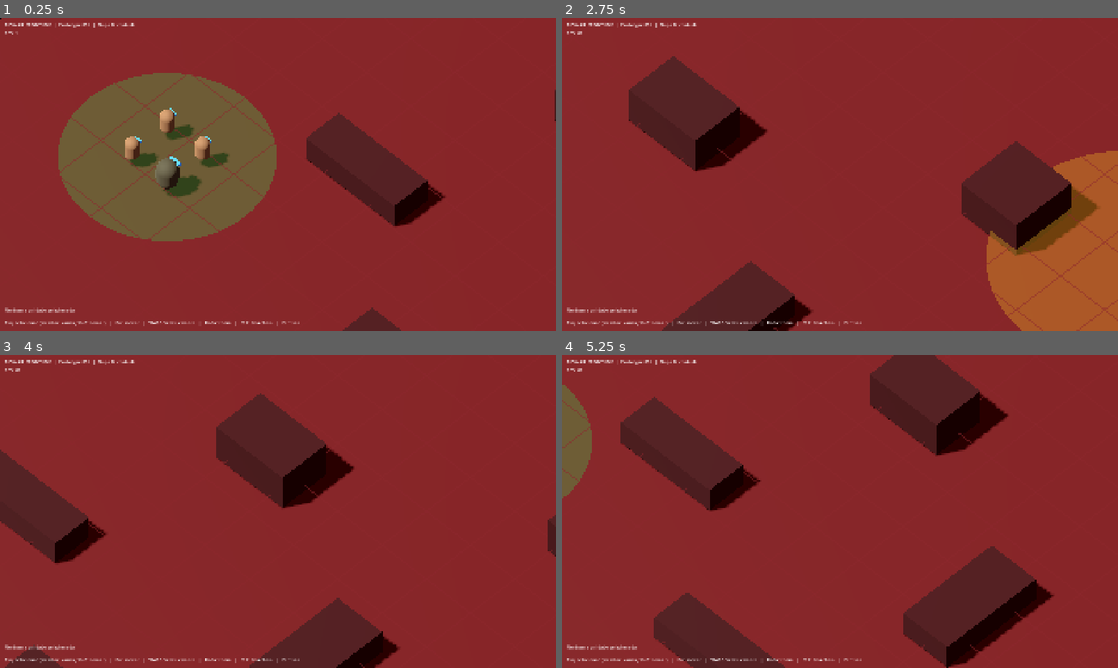
Above: before the commit, frames 1-4 (two rows, left to right).
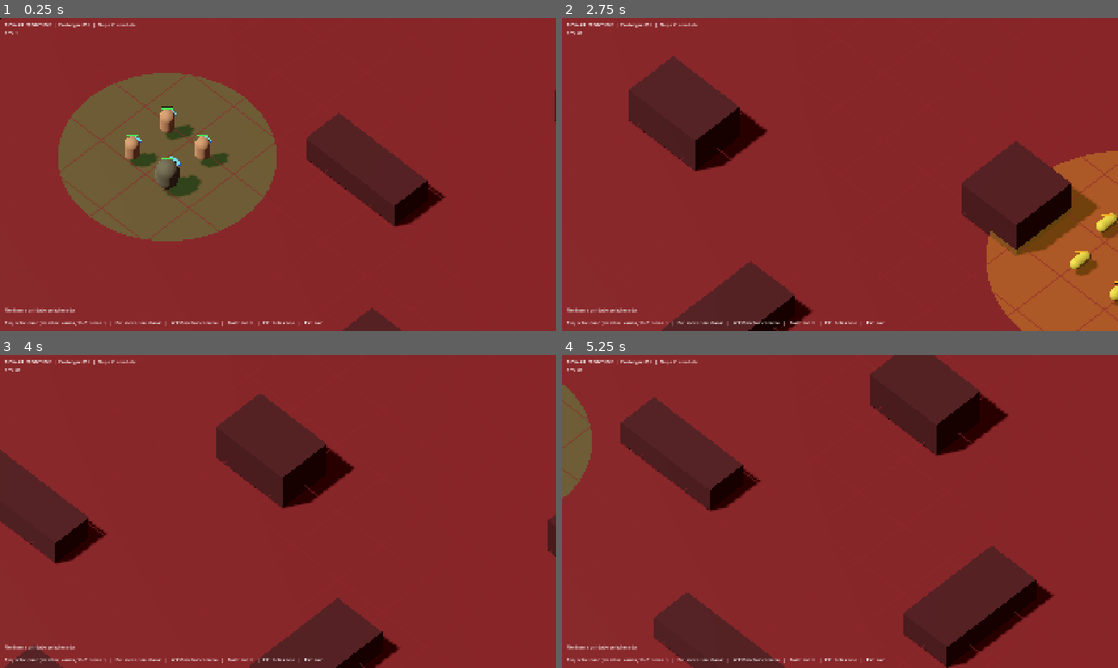
Above: after the commit, the same moments.

Repository: polargamerbr/BIO-WARS-GAME
Game: Godot game, scene res://scenes/main/Main.tscn
The game is run twice, just before and just after one commit, with the same random seed, the same clock (stepped at 60 frames per second) and the same inputs.
Inputs (mouse positions are in pixels of both pictures, inside the frame that each line leads up to):
- Up to frame 1 (0.25 s): no input
- Up to frame 2 (2.75 s): tap Enter at 0.5 s; move the mouse to (962, 158) at 0.52 s; hold D 0.53-1.25 s; click (962, 158) at 0.67 s; drag from (728, 190) to (812, 237) at 1.27 s; move the mouse to (895, 105) at 2.02 s; hold D from 2.03 s (still down); click (895, 105) at 2.17 s
- Up to frame 3 (4 s): release D at 2.75 s; drag from (250, 574) to (111, 464) at 2.77 s; move the mouse to (444, 558) at 3.52 s; hold A from 3.53 s (still down); click (444, 558) at 3.67 s
- Up to frame 4 (5.25 s): release A at 4.25 s; drag from (673, 464) to (756, 433) at 4.27 s; move the mouse to (867, 511) at 5.02 s; hold S from 5.03 s (still down); click (867, 511) at 5.17 s

The runs differ from the first frame. In frame 1, 0.3% of the frame differs, in the area x 20-59%, y 1-99%; in frame 2, 0.8%, in the area x 20-100%, y 1-99%; in frame 3, 0.2%; in frame 4, 0.2%.

Commit message:
Etapa C: inimigos, detecção, ataque, dano e eliminação
- UnitData com atributos de combate (dano, cadência, alcance de ataque
  e de detecção) e forma do corpo (soldado ou bastonete)
- Bactéria comum (data/enemies) e 5 inimigos na área de invasão
- Unit com máquina de estados IDLE/MOVING/ATTACKING/DEAD: busca de alvo
  com linha de visão, perseguição pela navegação, revide e morte
- Clique direito em inimigo dá ordem de ataque; inimigos não são
  selecionáveis; painel da seleção atualiza em combate
- Barras de vida e efeito provisório de ataque, separados da lógica
- Docs: CHANGELOG 0.0.3, README e decisões D005 e D006

Co-Authored-By: Claude Opus 5.5 <noreply@anthropic.com>

Diff:
--- /dev/null
+++ b/data/enemies/bacteria_common.tres
@@ -0,0 +1,19 @@
+[gd_resource type="Resource" script_class="UnitData" load_steps=2 format=3]
+
+[ext_resource type="Script" path="res://scripts/units/unit_data.gd" id="1_data"]
+
+[resource]
+script = ExtResource("1_data")
+id = &"bacteria_common"
+display_name = "BACTÉRIA COMUM"
+category = 3
+max_health = 60.0
+move_speed = 3.0
+damage = 6.0
+attack_cooldown = 1.0
+attack_range = 1.5
+detection_range = 8.0
+body_shape = 1
+body_radius = 0.4
+body_height = 1.6
+body_color = Color(0.62, 0.66, 0.22, 1)
--- a/data/units/macrophage.tres
+++ b/data/units/macrophage.tres
@@ -9,6 +9,11 @@
 category = 0
 max_health = 250.0
 move_speed = 3.5
+damage = 20.0
+attack_cooldown = 1.4
+attack_range = 2.0
+detection_range = 8.0
+body_shape = 0
 body_radius = 0.75
 body_height = 2.2
 body_color = Color(0.30, 0.33, 0.25, 1)
--- a/data/units/neutrophil.tres
+++ b/data/units/neutrophil.tres
@@ -9,6 +9,11 @@
 category = 0
 max_health = 100.0
 move_speed = 6.0
+damage = 12.0
+attack_cooldown = 0.8
+attack_range = 2.0
+detection_range = 9.0
+body_shape = 0
 body_radius = 0.5
 body_height = 1.8
 body_color = Color(0.55, 0.47, 0.33, 1)
--- /dev/null
+++ b/scripts/combat/combat_fx.gd
@@ -0,0 +1,57 @@
+extends Node3D
+## Efeito visual provisório de ataque: um traço curto do atacante ao alvo e um clarão no impacto.
+## Escuta o sinal attack_performed das unidades. Não decide nada sobre o combate.
+
+const DURATION := 0.15
+const COLOR_PLAYER := Color(0.8, 0.92, 1.0, 0.9)
+const COLOR_ENEMY := Color(0.85, 0.9, 0.3, 0.9)
+
+
+func watch(unit: Unit) -> void:
+	unit.attack_performed.connect(_on_attack_performed)
+
+
+func _on_attack_performed(attacker: Unit, target: Unit) -> void:
+	if not is_instance_valid(attacker) or not is_instance_valid(target):
+		return
+	var color := COLOR_PLAYER if attacker.team == Unit.Team.PLAYER else COLOR_ENEMY
+	var from := attacker.get_center()
+	var to := target.get_center()
+	_spawn_streak(from, to, color)
+	_spawn_flash(to, color)
+
+
+func _spawn_streak(from: Vector3, to: Vector3, color: Color) -> void:
+	var length := from.distance_to(to)
+	if length < 0.01:
+		return
+	var mesh := BoxMesh.new()
+	mesh.size = Vector3(0.07, 0.07, length)
+	var piece := _spawn_fading(mesh, color)
+	piece.global_position = (from + to) * 0.5
+	var up := Vector3.UP if absf((to - from).normalized().y) < 0.99 else Vector3.RIGHT
+	piece.look_at(to, up)
+
+
+func _spawn_flash(at: Vector3, color: Color) -> void:
+	var mesh := SphereMesh.new()
+	mesh.radius = 0.25
+	mesh.height = 0.5
+	var piece := _spawn_fading(mesh, color)
+	piece.global_position = at
+
+
+func _spawn_fading(mesh: PrimitiveMesh, color: Color) -> MeshInstance3D:
+	var mat := StandardMaterial3D.new()
+	mat.shading_mode = BaseMaterial3D.SHADING_MODE_UNSHADED
+	mat.transparency = BaseMaterial3D.TRANSPARENCY_ALPHA
+	mat.albedo_color = color
+	mesh.material = mat
+	var piece := MeshInstance3D.new()
+	piece.mesh = mesh
+	piece.cast_shadow = GeometryInstance3D.SHADOW_CASTING_SETTING_OFF
+	add_child(piece)
+	var tween := piece.create_tween()
+	tween.tween_property(mat, "albedo_color:a", 0.0, DURATION)
+	tween.tween_callback(piece.queue_free)
+	return piece
--- a/scripts/core/main.gd
+++ b/scripts/core/main.gd
@@ -6,9 +6,21 @@
 const CameraRigScript := preload("res://scripts/core/camera_rig.gd")
 const SelectionControllerScript := preload("res://scripts/core/selection_controller.gd")
 const UnitScript := preload("res://scripts/units/unit.gd")
+const CombatFxScript := preload("res://scripts/combat/combat_fx.gd")
+const HealthBarsScript := preload("res://scripts/interface/health_bars.gd")
 
 const MAP_SIZE := 80.0
 const START_ZONE_CENTER := Vector3(-24.0, 0.0, 18.0)
+const INVASION_ZONE_CENTER := Vector3(22.0, 0.0, -16.0)
+
+## Inimigos iniciais, com a posição relativa ao centro da área de invasão.
+const STARTING_ENEMIES := [
+	["res://data/enemies/bacteria_common.tres", Vector3(0.0, 0.0, -3.0)],
+	["res://data/enemies/bacteria_common.tres", Vector3(2.8, 0.0, -1.0)],
+	["res://data/enemies/bacteria_common.tres", Vector3(1.8, 0.0, 2.4)],
+	["res://data/enemies/bacteria_common.tres", Vector3(-1.8, 0.0, 2.4)],
+	["res://data/enemies/bacteria_common.tres", Vector3(-2.8, 0.0, -1.0)],
+]
 
 ## Unidades iniciais do teste, com a posição relativa ao centro da área inicial.
 const STARTING_UNITS := [
@@ -20,6 +32,7 @@
 
 var _fps_label: Label
 var _nav_region: NavigationRegion3D
+var _combat_fx: Node3D
 var _obstacle_boxes: Array[AABB] = []
 
 
@@ -223,11 +236,21 @@
 
 
 func _spawn_units() -> void:
+	_combat_fx = CombatFxScript.new()
+	_combat_fx.name = "CombatFx"
+	add_child(_combat_fx)
 	for entry in STARTING_UNITS:
-		var unit := UnitScript.new() as Unit
-		unit.setup(load(entry[0]) as UnitData)
-		unit.position = START_ZONE_CENTER + (entry[1] as Vector3)
-		add_child(unit)
+		_spawn_unit(entry[0], START_ZONE_CENTER + (entry[1] as Vector3), Unit.Team.PLAYER)
+	for entry in STARTING_ENEMIES:
+		_spawn_unit(entry[0], INVASION_ZONE_CENTER + (entry[1] as Vector3), Unit.Team.ENEMY)
+
+
+func _spawn_unit(data_path: String, pos: Vector3, team: Unit.Team) -> void:
+	var unit := UnitScript.new() as Unit
+	unit.setup(load(data_path) as UnitData, team)
+	unit.position = pos
+	add_child(unit)
+	_combat_fx.watch(unit)
 
 
 func _build_selection() -> void:
@@ -240,8 +263,10 @@
 	var layer := CanvasLayer.new()
 	add_child(layer)
 
+	layer.add_child(HealthBarsScript.new())
+
 	var title := Label.new()
-	title.text = "BIOWAR: FRONTLINE  |  Prototype 001  |  Etapa B: controle"
+	title.text = "BIOWAR: FRONTLINE  |  Prototype 001  |  Etapa C: combate"
 	title.position = Vector2(16.0, 12.0)
 	layer.add_child(title)
 
@@ -250,6 +275,6 @@
 	layer.add_child(_fps_label)
 
 	var help := Label.new()
-	help.text = "Esq: selecionar (arrastar: vários, Shift: somar)   |   Dir: mover   |   WASD/setas: câmera   |   Roda: zoom   |   F11: tela cheia   |   Esc: sair"
+	help.text = "Esq: selecionar (arrastar: vários, Shift: somar)   |   Dir: mover ou atacar   |   WASD/setas: câmera   |   Roda: zoom   |   F11: tela cheia   |   Esc: sair"
 	help.position = Vector2(16.0, 1040.0)
 	layer.add_child(help)
--- a/scripts/core/selection_controller.gd
+++ b/scripts/core/selection_controller.gd
@@ -4,14 +4,18 @@
 ##   Clique esquerdo: seleciona uma unidade (clicar no vazio limpa a seleção).
 ##   Arrastar com o esquerdo: seleciona todas as unidades dentro do retângulo.
 ##   Shift: soma à seleção (ou tira, no clique em uma unidade já selecionada).
-##   Clique direito: manda as unidades selecionadas para o ponto.
+##   Clique direito no chão: manda as unidades selecionadas para o ponto.
+##   Clique direito em um inimigo: ordem de ataque a ele.
+## Só unidades do jogador podem ser selecionadas.
 ## A seleção não interfere no movimento: só guarda quais unidades receberão a ordem.
 
 const DRAG_THRESHOLD := 6.0  ## Pixels que separam clique de arrasto.
 const RAY_LENGTH := 500.0
 const SLOT_GAP := 0.8  ## Espaço entre as unidades ao distribuir o destino, além dos corpos.
+const INFO_REFRESH := 0.1  ## Segundos entre atualizações do painel (a vida muda em combate).
 
 var _selected: Array[Unit] = []
+var _info_timer := 0.0
 var _pressing := false
 var _dragging := false
 var _press_pos := Vector2.ZERO
@@ -47,7 +51,15 @@
 
 
 func get_selected() -> Array[Unit]:
+	_prune_selection()
 	return _selected
+
+
+func _process(delta: float) -> void:
+	_info_timer -= delta
+	if _info_timer <= 0.0:
+		_info_timer = INFO_REFRESH
+		_refresh_info()
 
 
 func _unhandled_input(event: InputEvent) -> void:
@@ -61,7 +73,7 @@
 			elif _pressing:
 				_finish_press(button.position, button.shift_pressed)
 		elif button.button_index == MOUSE_BUTTON_RIGHT and button.pressed:
-			_order_move(button.position)
+			_order(button.position)
 		return
 
 	var motion := event as InputEventMouseMotion
@@ -90,6 +102,8 @@
 	var unit: Unit = null
 	if not hit.is_empty():
 		unit = hit["collider"] as Unit
+	if unit != null and not _is_selectable(unit):
+		unit = null
 	if unit == null:
 		if not additive:
 			_clear_selection()
@@ -107,6 +121,8 @@
 		_clear_selection()
 	for node in get_tree().get_nodes_in_group(Unit.GROUP):
 		var unit := node as Unit
+		if not _is_selectable(unit):
+			continue
 		var center := unit.get_center()
 		if camera.is_position_behind(center):
 			continue
@@ -115,10 +131,22 @@
 	_refresh_info()
 
 
-func _order_move(pos: Vector2) -> void:
+func _order(pos: Vector2) -> void:
 	_prune_selection()
 	if _selected.is_empty():
 		return
+	var unit_hit := _raycast(pos, Unit.LAYER_UNITS)
+	if not unit_hit.is_empty():
+		var enemy := unit_hit["collider"] as Unit
+		if enemy != null and enemy.is_alive() and enemy.team != Unit.Team.PLAYER:
+			for unit in _selected:
+				unit.attack(enemy)
+			_spawn_marker(enemy.global_position, Color(1.0, 0.75, 0.15, 0.9))
+			return
+	_order_move(pos)
+
+
+func _order_move(pos: Vector2) -> void:
 	var hit := _raycast(pos, Unit.LAYER_WORLD)
 	if hit.is_empty():
 		return
@@ -127,7 +155,7 @@
 	var slots := _grid_slots(point)
 	for i in _selected.size():
 		_selected[i].move_to(slots[i])
-	_spawn_marker(point)
+	_spawn_marker(point, Color(0.35, 1.0, 0.45, 0.9))
 
 
 func _grid_slots(center: Vector3) -> Array[Vector3]:
@@ -147,14 +175,14 @@
 	return slots
 
 
-func _spawn_marker(point: Vector3) -> void:
+func _spawn_marker(point: Vector3, color: Color) -> void:
 	var torus := TorusMesh.new()
 	torus.inner_radius = 0.5
 	torus.outer_radius = 0.7
 	var mat := StandardMaterial3D.new()
 	mat.shading_mode = BaseMaterial3D.SHADING_MODE_UNSHADED
 	mat.transparency = BaseMaterial3D.TRANSPARENCY_ALPHA
-	mat.albedo_color = Color(0.35, 1.0, 0.45, 0.9)
+	mat.albedo_color = color
 	torus.material = mat
 	var marker := MeshInstance3D.new()
 	marker.mesh = torus
@@ -190,9 +218,13 @@
 	_selected.clear()
 
 
+func _is_selectable(unit: Unit) -> bool:
+	return unit.team == Unit.Team.PLAYER and unit.is_alive()
+
+
 func _prune_selection() -> void:
 	for i in range(_selected.size() - 1, -1, -1):
-		if not is_instance_valid(_selected[i]):
+		if not is_instance_valid(_selected[i]) or not _selected[i].is_alive():
 			_selected.remove_at(i)
 
 
--- /dev/null
+++ b/scripts/interface/health_bars.gd
@@ -0,0 +1,39 @@
+extends Control
+## Barras de vida desenhadas em 2D sobre cada unidade viva.
+## Só lê o estado das unidades; não participa do combate.
+
+const BAR_SIZE := Vector2(40.0, 5.0)
+const HEAD_ROOM := 0.35  ## Metros acima do topo do corpo.
+const COLOR_BACK := Color(0.0, 0.0, 0.0, 0.75)
+const COLOR_PLAYER := Color(0.3, 0.9, 0.35)
+const COLOR_PLAYER_LOW := Color(0.95, 0.3, 0.25)  ## Aliado com pouca vida.
+const COLOR_ENEMY := Color(0.95, 0.7, 0.15)  ## Amarelo: ameaça (GDD 2.2).
+const LOW_HEALTH := 0.35
+
+
+func _init() -> void:
+	mouse_filter = Control.MOUSE_FILTER_IGNORE
+	set_anchors_preset(Control.PRESET_FULL_RECT)
+
+
+func _process(_delta: float) -> void:
+	queue_redraw()
+
+
+func _draw() -> void:
+	var camera := get_viewport().get_camera_3d()
+	if camera == null:
+		return
+	for node in get_tree().get_nodes_in_group(Unit.GROUP):
+		var unit := node as Unit
+		var top := unit.global_position + Vector3.UP * (unit.data.top_height() + HEAD_ROOM)
+		if camera.is_position_behind(top):
+			continue
+		var anchor := camera.unproject_position(top)
+		var rect := Rect2(anchor - Vector2(BAR_SIZE.x * 0.5, BAR_SIZE.y), BAR_SIZE)
+		var ratio := clampf(unit.health / unit.data.max_health, 0.0, 1.0)
+		var color := COLOR_ENEMY
+		if unit.team == Unit.Team.PLAYER:
+			color = COLOR_PLAYER_LOW if ratio < LOW_HEALTH else COLOR_PLAYER
+		draw_rect(rect.grow(1.0), COLOR_BACK)
+		draw_rect(Rect2(rect.position, Vector2(rect.size.x * ratio, rect.size.y)), color)
--- a/scripts/units/unit.gd
+++ b/scripts/units/unit.gd
@@ -1,27 +1,48 @@
 class_name Unit
 extends CharacterBody3D
-## Unidade base. Os atributos vêm de um UnitData; a unidade só sabe se mover e ser selecionada.
-## O corpo é provisório (cápsula) até existirem os modelos 3D. Combate fica para a Etapa C.
-## A origem do nó fica nos pés da unidade, no chão.
+## Unidade base, aliada ou inimiga. Os atributos vêm de um UnitData.
+## Estados de combate (plano técnico 3.5): IDLE, MOVING, ATTACKING e DEAD (incapacitada).
+##   IDLE: parada. Procura inimigos dentro do alcance de detecção e com linha de visão.
+##   MOVING: cumprindo ordem de movimento. Ignora inimigos até chegar.
+##   ATTACKING: persegue o alvo pela navegação e ataca quando está no alcance e com visão.
+## A unidade só decide e emite sinais. Barras de vida e efeitos ficam em scripts de interface.
+## A origem do nó fica nos pés da unidade, no chão. O corpo é provisório até existirem os modelos 3D.
 
 signal selected_changed(is_selected: bool)
+signal damaged(unit: Unit, amount: float)
+signal died(unit: Unit)
+signal attack_performed(attacker: Unit, target: Unit)
+
+enum Team { PLAYER, ENEMY }
+enum State { IDLE, MOVING, ATTACKING, DEAD }
 
 const LAYER_WORLD := 1  ## Chão e obstáculos.
 const LAYER_UNITS := 2  ## Unidades, usada para escolher com o mouse.
 const GROUP := &"units"
+const SCAN_INTERVAL := 0.25  ## Segundos entre buscas de alvo, para não varrer todo quadro.
+const REPATH_INTERVAL := 0.3  ## Segundos entre recálculos da rota de perseguição.
+const LOSE_TARGET_FACTOR := 1.5  ## Alvo automático é abandonado além de detecção x este fator.
 
 var data: UnitData
+var team: Team = Team.PLAYER
 var health: float = 0.0
+var state: State = State.IDLE
+var target: Unit = null
 var selected: bool = false:
 	set = set_selected
 
+var _ordered_target := false  ## Alvo dado pelo jogador: não é abandonado pela distância.
+var _attack_timer := 0.0
+var _scan_timer := 0.0
+var _repath_timer := 0.0
 var _agent: NavigationAgent3D
 var _ring: MeshInstance3D
 
 
 ## Deve ser chamada antes de add_child.
-func setup(unit_data: UnitData) -> void:
+func setup(unit_data: UnitData, unit_team: Team = Team.PLAYER) -> void:
 	data = unit_data
+	team = unit_team
 	health = unit_data.max_health
 
 
@@ -35,32 +56,89 @@
 	_build_agent()
 
 
-func _physics_process(_delta: float) -> void:
-	if _agent.is_navigation_finished():
-		return
-	var to_next := _agent.get_next_path_position() - global_position
-	to_next.y = 0.0
-	_agent.velocity = to_next.normalized() * data.move_speed
-
-
-## Centro do corpo no mundo, usado para projetar a unidade na tela.
+func _physics_process(delta: float) -> void:
+	if state == State.DEAD:
+		return
+	_attack_timer = maxf(_attack_timer - delta, 0.0)
+	match state:
+		State.IDLE:
+			_process_idle(delta)
+		State.MOVING:
+			_process_moving()
+		State.ATTACKING:
+			_process_attacking(delta)
+
+
+# --- Ordens -------------------------------------------------------------------
+
+## Ordem de deslocamento. O destino é ajustado para a área navegável mais próxima.
+func move_to(world_pos: Vector3) -> void:
+	if state == State.DEAD:
+		return
+	target = null
+	_ordered_target = false
+	state = State.MOVING
+	_agent.target_position = _snap_to_navigation(world_pos)
+
+
+## Ordem de ataque a um alvo específico. A unidade persegue até o alvo morrer.
+func attack(enemy: Unit) -> void:
+	if state == State.DEAD or not is_hostile_to(enemy) or not enemy.is_alive():
+		return
+	_engage(enemy, true)
+
+
+func stop() -> void:
+	if state == State.DEAD:
+		return
+	target = null
+	_ordered_target = false
+	state = State.IDLE
+	_halt()
+
+
+# --- Consultas ----------------------------------------------------------------
+
+func is_alive() -> bool:
+	return state != State.DEAD
+
+
+func is_moving() -> bool:
+	return state == State.MOVING
+
+
+func is_hostile_to(other: Unit) -> bool:
+	return other != null and other.team != team
+
+
+## Centro do corpo no mundo, usado para mira, linha de visão e projeção na tela.
 func get_center() -> Vector3:
-	return global_position + Vector3.UP * (data.body_height * 0.5)
-
-
-## Ordena o deslocamento até o ponto. O destino é ajustado para a área navegável mais próxima.
-func move_to(world_pos: Vector3) -> void:
-	var nav_map := get_world_3d().navigation_map
-	_agent.target_position = NavigationServer3D.map_get_closest_point(nav_map, world_pos)
-
-
-func stop() -> void:
-	_agent.target_position = global_position
-	velocity = Vector3.ZERO
-
-
-func is_moving() -> bool:
-	return not _agent.is_navigation_finished()
+	return global_position + Vector3.UP * data.center_height()
+
+
+## Distância entre as bordas dos dois corpos, no plano do chão.
+func gap_to(other: Unit) -> float:
+	return _flat_distance(other) - data.body_radius - other.data.body_radius
+
+
+## True se nenhum obstáculo do mundo bloqueia a linha entre os dois pontos.
+func line_is_clear(from: Vector3, to: Vector3) -> bool:
+	var query := PhysicsRayQueryParameters3D.create(from, to, LAYER_WORLD)
+	return get_world_3d().direct_space_state.intersect_ray(query).is_empty()
+
+
+# --- Dano ---------------------------------------------------------------------
+
+func take_damage(amount: float, attacker: Unit = null) -> void:
+	if state == State.DEAD:
+		return
+	health = maxf(health - amount, 0.0)
+	damaged.emit(self, amount)
+	if health <= 0.0:
+		_die()
+	elif state == State.IDLE and _is_valid_target(attacker):
+		# Revida quando atacada parada, mesmo que o atacante esteja fora da detecção.
+		_engage(attacker, false)
 
 
 func set_selected(value: bool) -> void:
@@ -72,24 +150,145 @@
 	selected_changed.emit(value)
 
 
+# --- Estados ------------------------------------------------------------------
+
+func _process_idle(delta: float) -> void:
+	_scan_timer -= delta
+	if _scan_timer > 0.0:
+		return
+	_scan_timer = SCAN_INTERVAL
+	var found := _find_target()
+	if found != null:
+		_engage(found, false)
+
+
+func _process_moving() -> void:
+	if _agent.is_navigation_finished():
+		state = State.IDLE
+		_scan_timer = 0.0
+		_halt()
+		return
+	_steer_along_path()
+
+
+func _process_attacking(delta: float) -> void:
+	if not _is_valid_target(target):
+		_drop_target()
+		return
+	if not _ordered_target and _flat_distance(target) > data.detection_range * LOSE_TARGET_FACTOR:
+		_drop_target()
+		return
+
+	if gap_to(target) <= data.attack_range and line_is_clear(get_center(), target.get_center()):
+		_halt()
+		_face(target.global_position - global_position)
+		if _attack_timer <= 0.0:
+			_attack_timer = data.attack_cooldown
+			target.take_damage(data.damage, self)
+			attack_performed.emit(self, target)
+		return
+
+	# Fora do alcance ou sem visão: persegue.
+	_repath_timer -= delta
+	if _repath_timer <= 0.0:
+		_repath_timer = REPATH_INTERVAL
+		_agent.target_position = _snap_to_navigation(target.global_position)
+	if not _agent.is_navigation_finished():
+		_steer_along_path()
+
+
+func _engage(enemy: Unit, ordered: bool) -> void:
+	target = enemy
+	_ordered_target = ordered
+	state = State.ATTACKING
+	_repath_timer = 0.0
+
+
+func _drop_target() -> void:
+	target = null
+	_ordered_target = false
+	state = State.IDLE
+	_scan_timer = 0.0
+	_halt()
+
+
+func _find_target() -> Unit:
+	var best: Unit = null
+	var best_dist := data.detection_range
+	var eye := get_center()
+	for node in get_tree().get_nodes_in_group(GROUP):
+		var other := node as Unit
+		if not _is_valid_target(other):
+			continue
+		var dist := _flat_distance(other)
+		if dist > best_dist:
+			continue
+		if not line_is_clear(eye, other.get_center()):
+			continue
+		best = other
+		best_dist = dist
+	return best
+
+
+func _is_valid_target(other: Unit) -> bool:
+	return other != null and is_instance_valid(other) and other.is_alive() and is_hostile_to(other)
+
+
+func _die() -> void:
+	state = State.DEAD
+	target = null
+	selected = false
+	remove_from_group(GROUP)
+	collision_layer = 0
+	_agent.avoidance_enabled = false
+	velocity = Vector3.ZERO
+	died.emit(self)
+	var tween := create_tween()
+	tween.tween_property(self, "scale", Vector3(1.2, 0.05, 1.2), 0.5)
+	tween.tween_callback(queue_free)
+
+
+# --- Movimento ----------------------------------------------------------------
+
+func _steer_along_path() -> void:
+	var to_next := _agent.get_next_path_position() - global_position
+	to_next.y = 0.0
+	_agent.velocity = to_next.normalized() * data.move_speed
+
+
+func _halt() -> void:
+	_agent.target_position = global_position
+	_agent.velocity = Vector3.ZERO
+	velocity = Vector3.ZERO
+
+
+func _snap_to_navigation(world_pos: Vector3) -> Vector3:
+	return NavigationServer3D.map_get_closest_point(get_world_3d().navigation_map, world_pos)
+
+
+func _flat_distance(other: Unit) -> float:
+	var d := other.global_position - global_position
+	return Vector2(d.x, d.z).length()
+
+
+func _face(direction: Vector3) -> void:
+	if Vector2(direction.x, direction.z).length_squared() < 0.0001:
+		return
+	rotation.y = lerp_angle(rotation.y, atan2(-direction.x, -direction.z), 0.25)
+
+
 func _on_velocity_computed(safe_velocity: Vector3) -> void:
+	if state == State.DEAD:
+		return
 	velocity = Vector3(safe_velocity.x, 0.0, safe_velocity.z)
 	if velocity.length_squared() > 0.01:
-		var target_yaw := atan2(-velocity.x, -velocity.z)
-		rotation.y = lerp_angle(rotation.y, target_yaw, 0.25)
+		_face(velocity)
 	move_and_slide()
 
 
+# --- Montagem -----------------------------------------------------------------
+
 func _build_body() -> void:
-	var half_h := data.body_height * 0.5
-	var shape := CapsuleShape3D.new()
-	shape.radius = data.body_radius
-	shape.height = data.body_height
-	var collider := CollisionShape3D.new()
-	collider.shape = shape
-	collider.position.y = half_h
-	add_child(collider)
-
 	var mat := StandardMaterial3D.new()
 	mat.albedo_color = data.body_color
 	mat.roughness = 0.8
@@ -99,21 +298,35 @@
 	capsule.material = mat
 	var body := MeshInstance3D.new()
 	body.mesh = capsule
-	body.position.y = half_h
+	var shape := CapsuleShape3D.new()
+	shape.radius = data.body_radius
+	shape.height = data.body_height
+	var collider := CollisionShape3D.new()
+	collider.shape = shape
+
+	var center := Vector3.UP * data.center_height()
+	body.position = center
+	collider.position = center
+	if data.body_shape == UnitData.BodyShape.ROD:
+		# Bastonete deitado ao longo do eixo de frente (-Z).
+		body.rotation_degrees.x = 90.0
+		collider.rotation_degrees.x = 90.0
+	add_child(collider)
 	add_child(body)
 
-	# Visor azul no lado da frente (-Z), para ver para onde a unidade está virada.
-	var visor_mat := StandardMaterial3D.new()
-	visor_mat.albedo_color = Color(0.25, 0.55, 0.95)
-	visor_mat.emission_enabled = true
-	visor_mat.emission = Color(0.1, 0.3, 0.6)
-	var visor_mesh := BoxMesh.new()
-	visor_mesh.size = Vector3(data.body_radius * 1.1, data.body_radius * 0.35, data.body_radius * 0.5)
-	visor_mesh.material = visor_mat
-	var visor := MeshInstance3D.new()
-	visor.mesh = visor_mesh
-	visor.position = Vector3(0.0, data.body_height * 0.78, -data.body_radius * 0.85)
-	add_child(visor)
+	if data.body_shape == UnitData.BodyShape.UPRIGHT:
+		# Visor azul no lado da frente (-Z), para ver para onde o soldado está virado.
+		var visor_mat := StandardMaterial3D.new()
+		visor_mat.albedo_color = Color(0.25, 0.55, 0.95)
+		visor_mat.emission_enabled = true
+		visor_mat.emission = Color(0.1, 0.3, 0.6)
+		var visor_mesh := BoxMesh.new()
+		visor_mesh.size = Vector3(data.body_radius * 1.1, data.body_radius * 0.35, data.body_radius * 0.5)
+		visor_mesh.material = visor_mat
+		var visor := MeshInstance3D.new()
+		visor.mesh = visor_mesh
+		visor.position = Vector3(0.0, data.body_height * 0.78, -data.body_radius * 0.85)
+		add_child(visor)
 
 
 func _build_selection_ring() -> void:
--- a/scripts/units/unit_data.gd
+++ b/scripts/units/unit_data.gd
@@ -1,17 +1,36 @@
 class_name UnitData
 extends Resource
-## Definição de uma unidade, independente da missão em que aparece.
-## Todos os atributos vêm de arquivos .tres em data/units/. Nada de valor fixo no código.
+## Definição de uma unidade (aliada ou inimiga), independente da missão em que aparece.
+## Todos os atributos vêm de arquivos .tres em data/units/ e data/enemies/. Nada de valor fixo no código.
 ## Os valores atuais são provisórios (ver DECISIONS.md) e não valem como regra de jogo.
 
-enum Category { NATURAL_DEFENSE, ADAPTIVE_DEFENSE, SPECIALIZED_DEFENSE }
+enum Category { NATURAL_DEFENSE, ADAPTIVE_DEFENSE, SPECIALIZED_DEFENSE, BACTERIUM, VIRUS, FUNGUS }
+enum BodyShape { UPRIGHT, ROD }  ## UPRIGHT: soldado em pé. ROD: bastonete deitado (bacilo).
 
 @export var id: StringName = &""
 @export var display_name: String = ""
 @export var category: Category = Category.NATURAL_DEFENSE
 @export var max_health: float = 100.0
 @export var move_speed: float = 5.0  ## Metros por segundo.
+
+@export_group("Combate")
+@export var damage: float = 10.0  ## Dano por ataque.
+@export var attack_cooldown: float = 1.0  ## Segundos entre ataques.
+@export var attack_range: float = 1.5  ## Metros entre as bordas dos dois corpos.
+@export var detection_range: float = 8.0  ## Metros. Até onde a unidade parada percebe inimigos.
+
 @export_group("Corpo provisório")
+@export var body_shape: BodyShape = BodyShape.UPRIGHT
 @export var body_radius: float = 0.5  ## Metros. Também é o raio do agente de navegação.
-@export var body_height: float = 1.8  ## Metros.
+@export var body_height: float = 1.8  ## Metros. No bastonete, é o comprimento.
 @export var body_color: Color = Color(0.5, 0.5, 0.5)
+
+
+## Altura do centro do corpo acima do chão.
+func center_height() -> float:
+	return body_radius if body_shape == BodyShape.ROD else body_height * 0.5
+
+
+## Altura do topo do corpo acima do chão.
+func top_height() -> float:
+	return body_radius * 2.0 if body_shape == BodyShape.ROD else body_height
Not shown, added: scripts/combat/combat_fx.gd.uid
Not shown, added: scripts/interface/health_bars.gd.uid
Not shown, changed: docs/CHANGELOG.md
Not shown, changed: docs/DECISIONS.md
